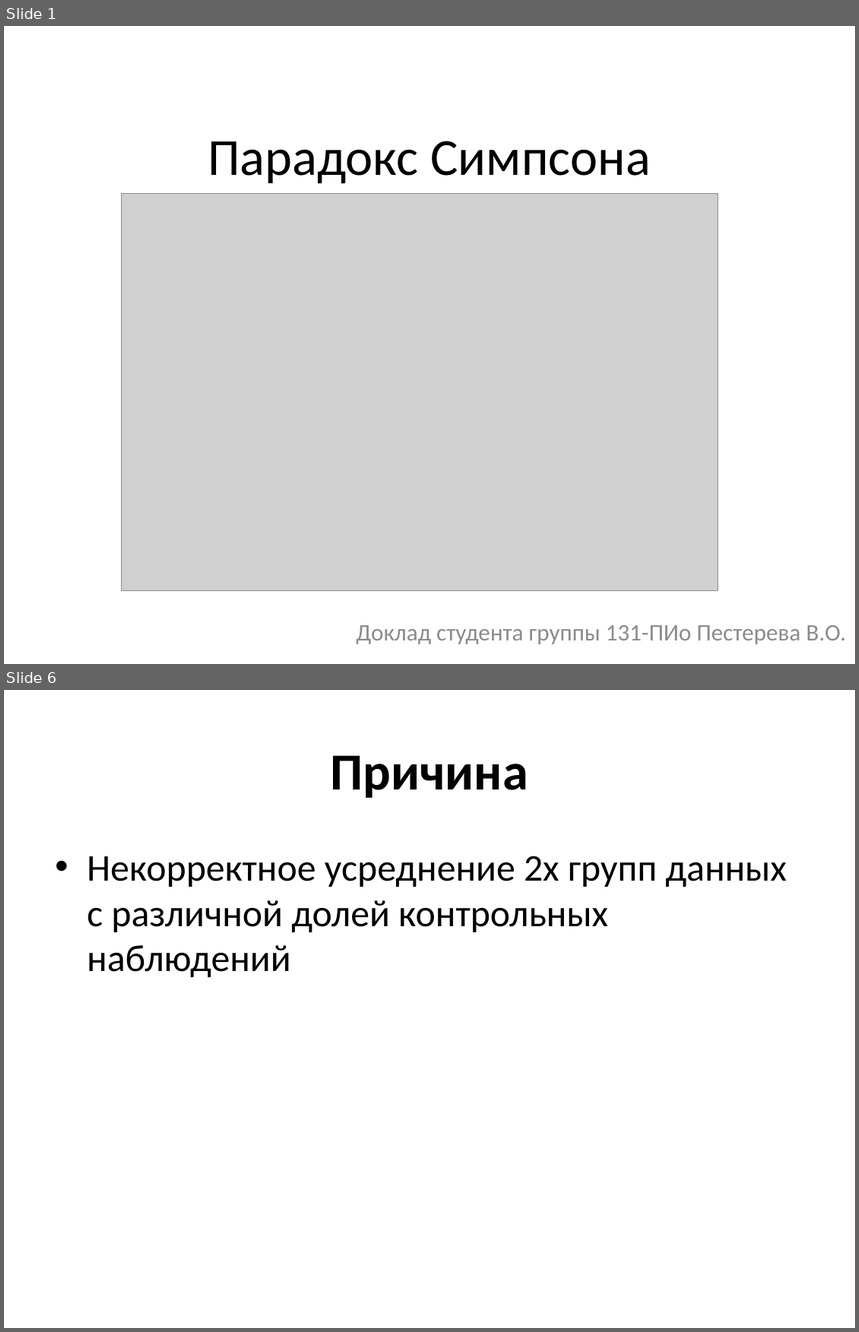
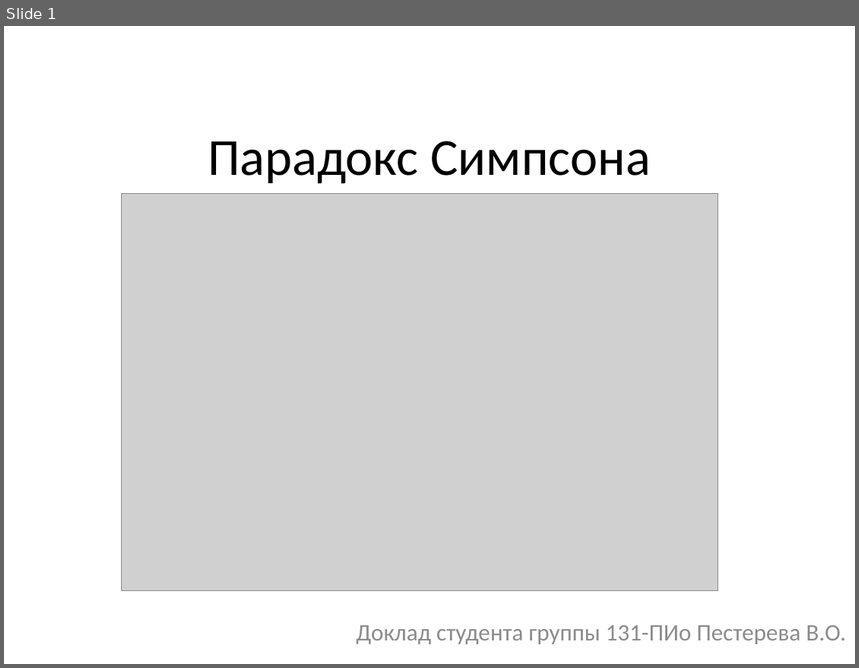
Before and after one commit to liaten/third_course, a slide deck: int_analysis_mat_methods/06_simpson/simpson.pptx. Shown one above the other, each under a label of ours: slides 1 and 6 before the commit, slide 1 after it; the slides between them are not shown. The pictures are 859x1332 and 859x668 pixels, drawn with LibreOffice and Linux fonts; fonts in the diff are those of the drawing; grey boxes stand for pictures. Boxes give left, top, right and bottom in pixels: in the first picture for what was removed or moved away, otherwise in the second. Text is boxed around its words. In the diff, an @@ line names an element or a change of style, - is before the commit and + after.

```diff
--- a/int_analysis_mat_methods/06_simpson/simpson.pptx
+++ b/int_analysis_mat_methods/06_simpson/simpson.pptx
@@ slide 6 removed at [4, 690, 855, 1328], background #FFFFFF @@
@@ title removed at [331, 755, 528, 798] @@
-Причина
@@ text removed at [87, 856, 788, 978] @@
-• Некорректное усреднение 2х групп данных с различной долей контрольных наблюдений
```
Also in this commit, not shown: 1 slide changed, 4 slides added, 6 other slides removed, 2 other files.
